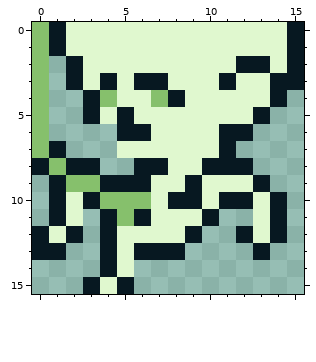
File history of a pixel-art sprite, assets/sprites/boudchoux.png. Above is the file before it was changed.
The file is 16x16 pixels.
New version:
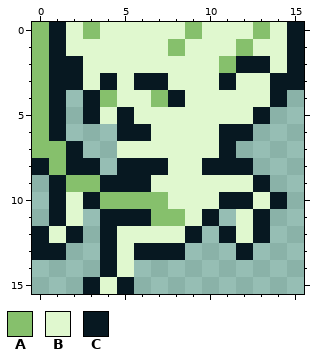
Palette (. is transparent): A #86c06c  B #e0f8cf  C #071821
Diff:
{"y":0,"x":3,"old":"B","new":"A"}
{"y":0,"x":9,"old":"B","new":"A"}
{"y":0,"x":13,"old":"B","new":"A"}
{"y":1,"x":8,"old":"B","new":"A"}
{"y":1,"x":12,"old":"B","new":"A"}
{"y":2,"x":1,"old":".","new":"C"}
{"y":2,"x":11,"old":"B","new":"A"}
{"y":3,"x":1,"old":".","new":"C"}
{"y":4,"x":1,"old":".","new":"C"}
{"y":5,"x":1,"old":".","new":"C"}
{"y":6,"x":1,"old":".","new":"C"}
{"y":7,"x":1,"old":"C.","new":"AC"}
{"y":8,"x":5,"old":".","new":"C"}
{"y":9,"x":9,"old":"C","new":"B"}
{"y":10,"x":7,"old":"BCC","new":"ABB"}
{"y":11,"x":5,"old":"A","new":"C"}
{"y":11,"x":7,"old":"BB","new":"AA"}
{"y":11,"x":12,"old":".BC","new":"BC."}
{"y":12,"x":11,"old":".CBC","new":"CBC."}
{"y":13,"x":12,"old":".C","new":"C."}
